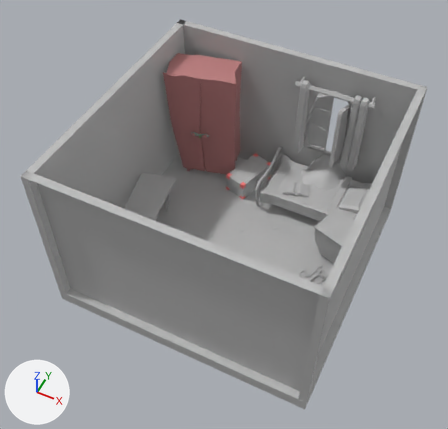
The FBX model Cryptique/Assets/FBX/FullRoom/1 - Taverne/Taverne_chambre_bordel.fbx: old version first, new version second.
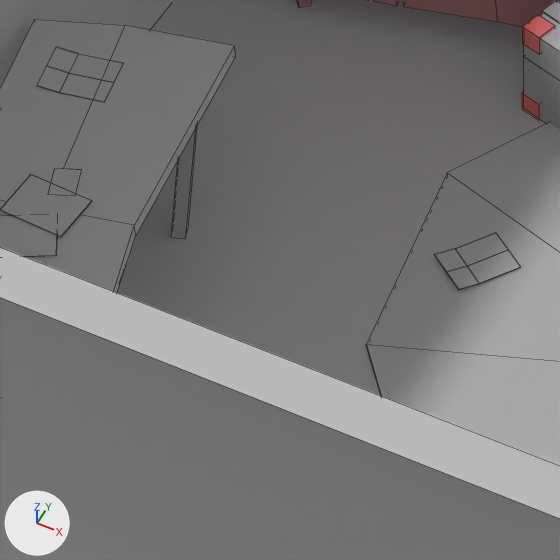
Each version appears first whole from a camera (50 mm lens) standing at (3.54, -7.71, 10.63) and looking at (-0.1, -0.43, 1.53), and next in a close-up on the part from 30% to 52% of the width and 40% to 62% of the height. Every picture has the same lights, and +X, +Y and +Z are marked at lower left. The close-ups show mesh edges as thin lines. Where no turn or scale is listed for an object, it has been applied to the vertices.

In view in the first close-up: 'Malette', 'Tapis_rond', 'affiche05', 'affiche09', 'affiche11', 'affiche14', 'armoire_porte_R', 'bureau', 'mur_front2', 'mur_left2', 'post_it3', 'sol2'.
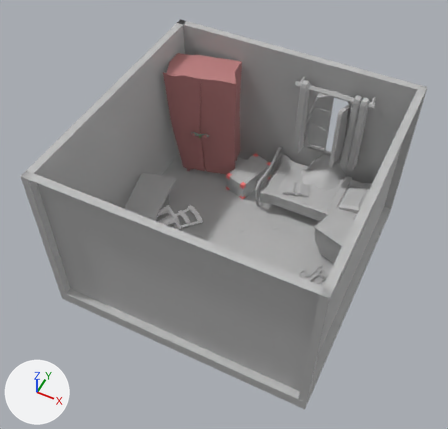
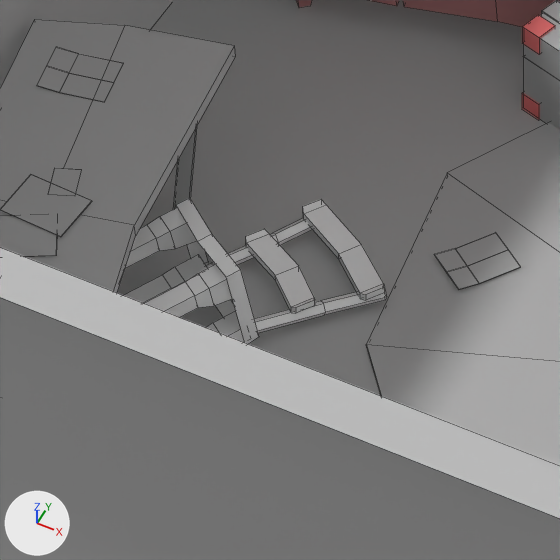
The edits, one by one:
Material 'chaise_gut1' (mat_chaise_gut1) is new.
Its base color is (1.0, 1.0, 1.0) (white #ffffff).
Mesh me_mesh_048 is new.
It has 182 vertices, 156 faces and spans x -0.023..0.983, y -0.28..0.904, z -0.01..0.512.
It uses material mat_chaise_gut1 (its picture is missing).
Object 'chaise13' (ob_chaise13) is new; it shows me_mesh_048.
Its location is (-1.879, -0.486, 0.268).

What differs and where, as boxes [x1, y1, x2, y2] in the close-ups (560 x 560 px):
'chaise13', added: after [124, 198, 386, 344]
